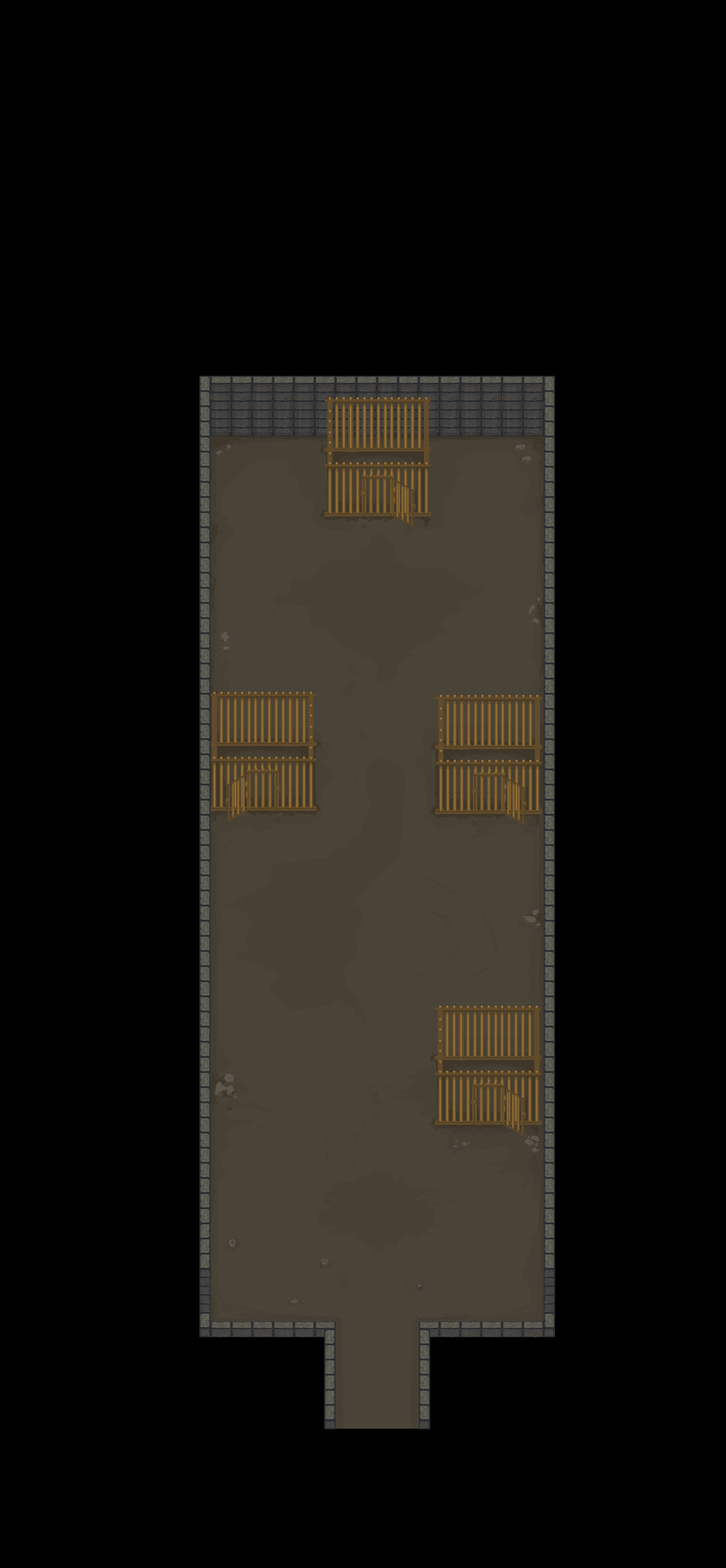
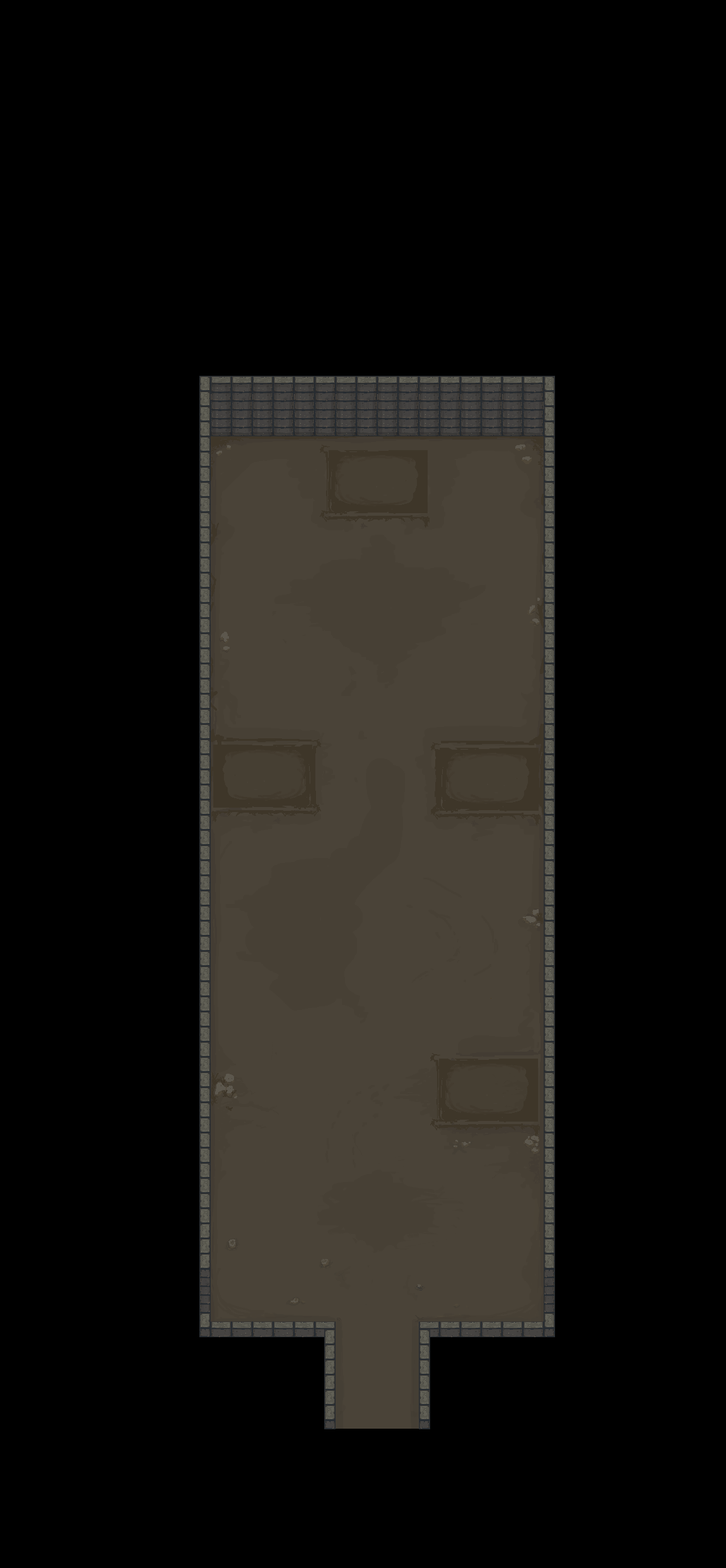
Layers edited between the first and the second 726 × 1568 image:
hid "jaula_aberta" (1st of 4, in "Group 1") over [323, 397, 432, 528]
hid "jaula" (1st of 4, in "Group 1") over [323, 397, 432, 517]
hid "jaula_aberta" (2nd of 4, in "Group 1") over [210, 691, 318, 823]
hid "jaula" (2nd of 4, in "Group 1") over [210, 691, 318, 812]
hid "jaula_aberta" (3rd of 4, in "Group 1") over [434, 694, 543, 826]
hid "jaula" (3rd of 4, in "Group 1") over [434, 694, 543, 815]
hid "jaula_aberta" (4th of 4, in "Group 1") over [433, 1005, 542, 1137]
hid "jaula" (4th of 4, in "Group 1") over [433, 1005, 542, 1126]
